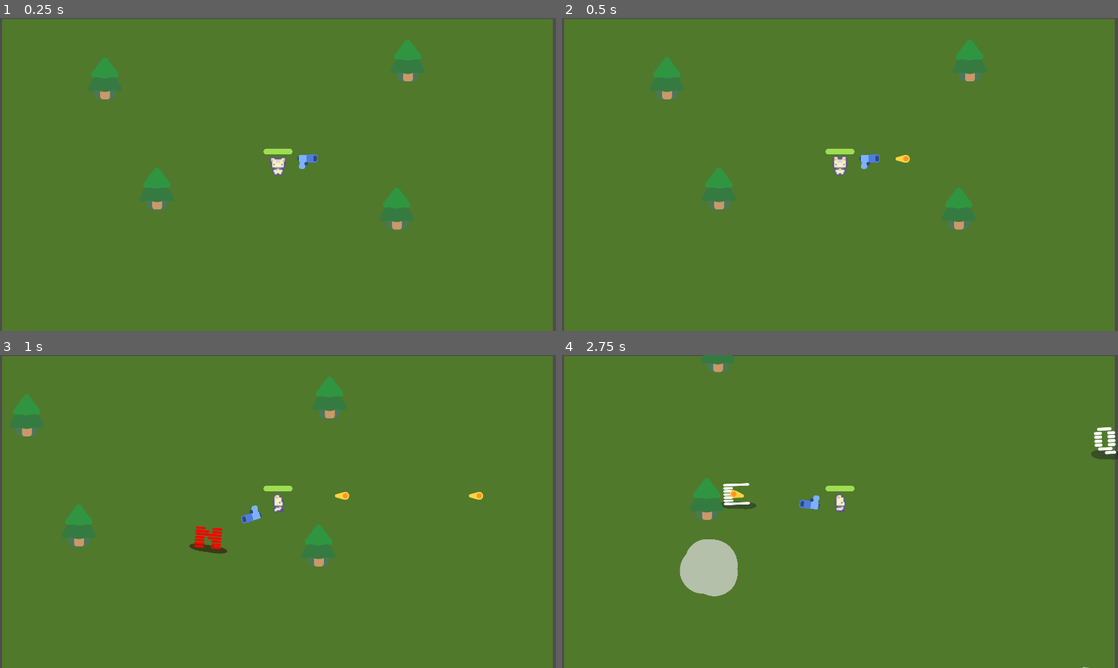
Above: before the commit, frames 1-4 (two rows, left to right).
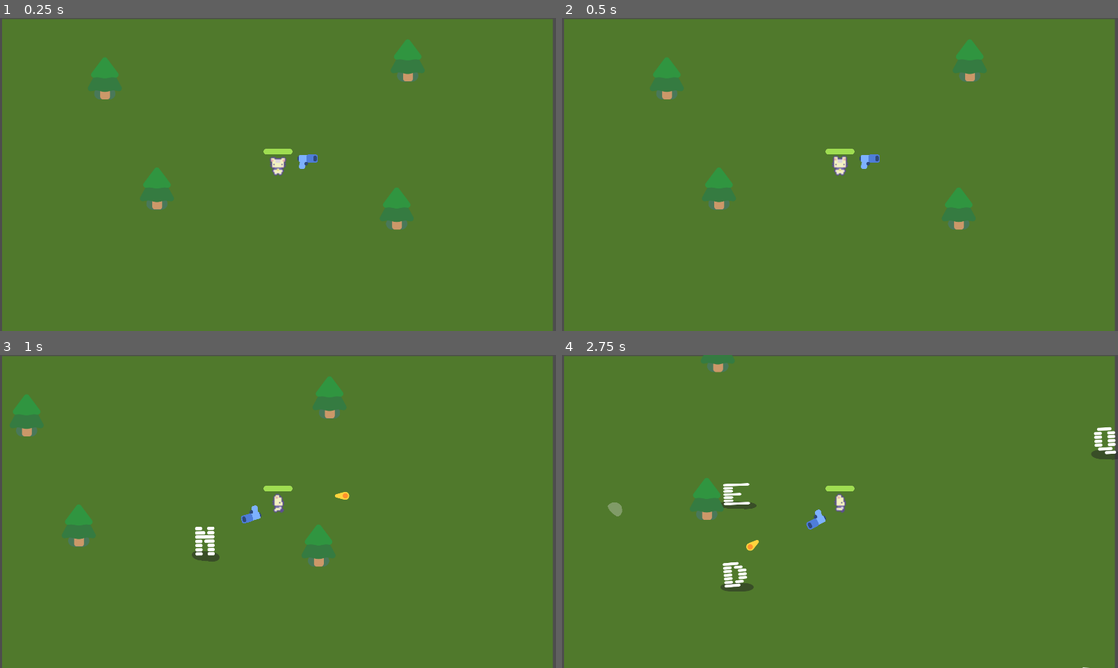
Above: after the commit, the same moments.

Repository: cu-jonas/cozy_cook
Game: Godot game, scene res://main.tscn
Same seed, same stepped clock (60 frames per second), same inputs: the game is played once before the commit and once after it.
Inputs:
- Up to frame 1 (0.25 s): no input
- Up to frame 2 (0.5 s): no input
- Up to frame 3 (1 s): tap Enter at 0.5 s; hold D (move_right) from 0.53 s (still down)
- Up to frame 4 (2.75 s): release D (move_right) at 1.28 s; hold S (move_down) 1.28-2.03 s; hold D (move_right) from 2.03 s (still down)

Frame 1 is identical in both runs. In frame 2, less than 0.1% of the frame differs, in the area x 60-63%, y 43-47%; in frame 3, 0.6%; in frame 4, 2.1%, in the area x 8-48%, y 43-78%.

Commit message:
added sound effect to enemies

Diff:
--- a/audio/AudioManager.tscn
+++ b/audio/AudioManager.tscn
@@ -1,9 +1,12 @@
-[gd_scene load_steps=5 format=3 uid="uid://bm73qywbfjrrx"]
+[gd_scene load_steps=8 format=3 uid="uid://bm73qywbfjrrx"]
 
 [ext_resource type="Script" uid="uid://dwg4gler02usf" path="res://audio/audio_manager.gd" id="1_pwwtb"]
 [ext_resource type="AudioStream" uid="uid://n8ttegf6p2g1" path="res://audio/music/Wanderers Tale.ogg" id="2_ngew5"]
 [ext_resource type="AudioStream" uid="uid://cd1y035s8crbo" path="res://audio/sfx/take_damage.wav" id="3_ecn5r"]
 [ext_resource type="AudioStream" uid="uid://c47s2o2n5jfri" path="res://audio/sfx/death.wav" id="4_hdtnj"]
+[ext_resource type="AudioStream" uid="uid://dxudj78s3547l" path="res://audio/sfx/player_bullet.ogg" id="5_hdtnj"]
+[ext_resource type="AudioStream" uid="uid://ciavsxltb1b8t" path="res://audio/sfx/enemy_die.ogg" id="6_cf61m"]
+[ext_resource type="AudioStream" uid="uid://bavks4mglwek4" path="res://audio/sfx/enemy_hit.ogg" id="7_dgn74"]
 
 [node name="AudioManager" type="Node"]
 process_mode = 3
@@ -14,6 +17,7 @@
 
 [node name="Main" type="AudioStreamPlayer" parent="Music"]
 stream = ExtResource("2_ngew5")
+parameters/looping = true
 
 [node name="Sfx" type="Node" parent="."]
 unique_name_in_owner = true
@@ -23,3 +27,14 @@
 
 [node name="PlayerDeath" type="AudioStreamPlayer" parent="Sfx"]
 stream = ExtResource("4_hdtnj")
+
+[node name="PlayerBullet" type="AudioStreamPlayer" parent="Sfx"]
+stream = ExtResource("5_hdtnj")
+volume_db = -20.8
+max_polyphony = 10
+
+[node name="EnemyDie" type="AudioStreamPlayer" parent="Sfx"]
+stream = ExtResource("6_cf61m")
+
+[node name="EnemyHit" type="AudioStreamPlayer" parent="Sfx"]
+stream = ExtResource("7_dgn74")
--- a/audio/audio_manager.gd
+++ b/audio/audio_manager.gd
@@ -7,10 +7,12 @@
 	play_music("Main")
 
 func play_music(clip_name: String, position: float = 0):
+	if active_music and active_music.playing:
+		active_music.stop()
 	active_music = %Music.get_node(clip_name)
 	active_music.play(position)
 
-func play_sfx(clip_name: String, position: float = 0):
+func play_sfx(clip_name: String, position: float = 0, playMultiple: bool = false):
 	active_sfx = %Sfx.get_node(clip_name)
-	if !active_sfx.playing:
+	if !active_sfx.playing or playMultiple:
 		active_sfx.play(position)
--- a/characters/mob/mob.gd
+++ b/characters/mob/mob.gd
@@ -17,6 +17,7 @@
 	health -= 1
 
 	%Glyphy.play_hurt()
+	AudioManager.play_sfx("EnemyHit", 0, true)
 
 	if health == 0:
 		queue_free()
@@ -24,3 +25,4 @@
 		var smoke = SMOKE_SCENE.instantiate()
 		get_parent().add_child(smoke)
 		smoke.global_position = global_position
+		AudioManager.play_sfx("EnemyDie", 0, true)
--- a/pistol/weapon.gd
+++ b/pistol/weapon.gd
@@ -14,6 +14,7 @@
 	new_bullet.global_position = %ShootingPoint.global_position
 	new_bullet.global_rotation = %ShootingPoint.global_rotation
 	%ShootingPoint.add_child(new_bullet)
+	AudioManager.play_sfx("PlayerBullet", 0, true)
 
 
 func _on_timer_timeout():
--- a/pistol/weapon.tscn
+++ b/pistol/weapon.tscn
@@ -26,7 +26,7 @@
 position = Vector2(26, -11)
 
 [node name="Timer" type="Timer" parent="."]
-wait_time = 0.25
+wait_time = 0.5
 autostart = true
 
 [connection signal="timeout" from="Timer" to="." method="_on_timer_timeout"]
Not shown, added: audio/sfx/enemy_die.ogg.import
Not shown, added: audio/sfx/enemy_hit.ogg.import
Not shown, added: audio/sfx/player_bullet.ogg.import
Not shown, changed: README.md
Not shown, added: audio/sfx/enemy_die.ogg
Not shown, added: audio/sfx/enemy_hit.ogg
Not shown, added: audio/sfx/player_bullet.ogg
